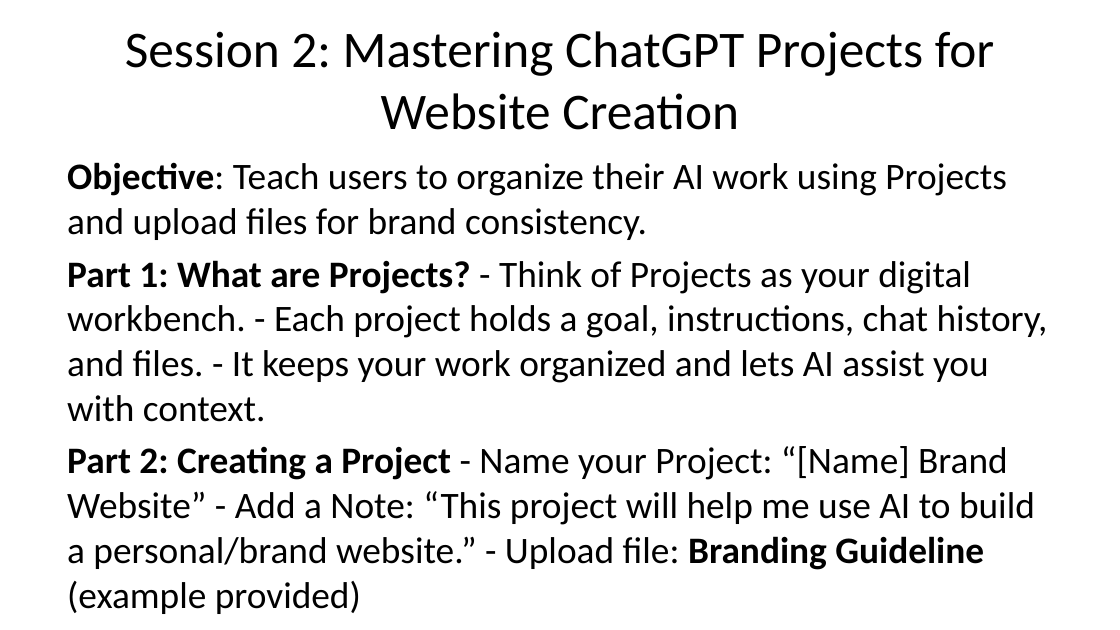
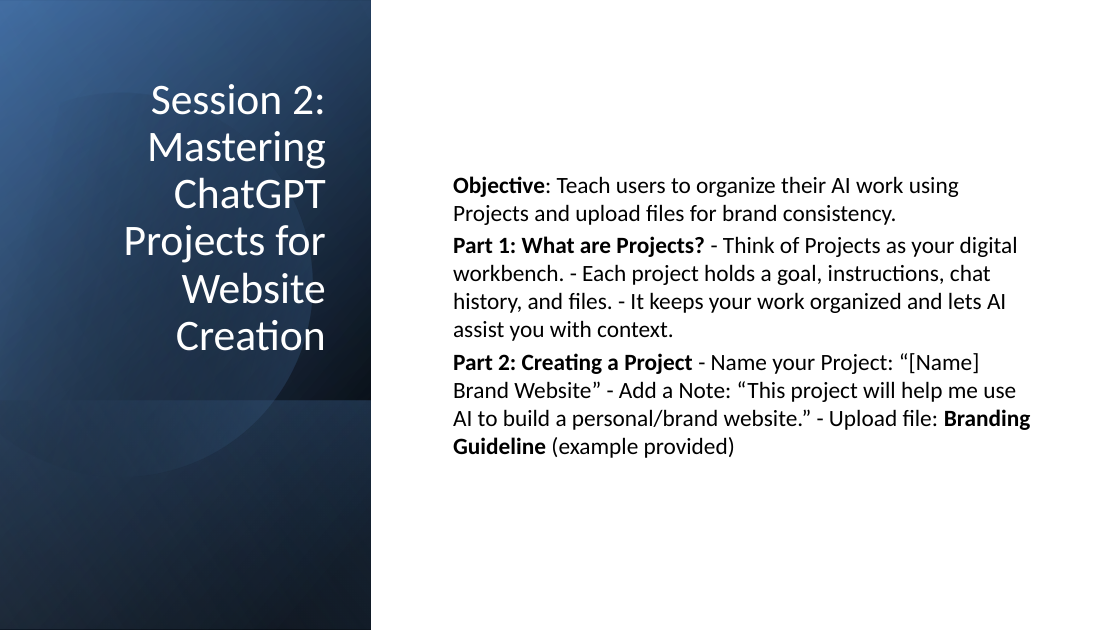
Before and after one commit to manateeit/ai-course-business-entry-101, a slide deck: slide 5 of Workshop_Guide_Slides.pptx. Drawn at 1120x630 pixels with LibreOffice and Linux fonts; fonts in the diff are those of the drawing. Boxes give left, top, right and bottom in pixels: in the first picture for what was removed or moved away, otherwise in the second. Text is boxed around its words. In the diff, an @@ line names an element or a change of style, - is before the commit and + after.

```diff
--- a/Workshop_Guide_Slides.pptx
+++ b/Workshop_Guide_Slides.pptx
@@ rectangle added at box(0, 0, 1120, 629), fill #FFFFFF @@
@@ rectangle added at box(0, 1, 370, 630), fill gradient #000000 to #376092 @@
@@ rectangle added at box(0, 1, 370, 630), fill gradient #000000 to #4F81BD @@
@@ rectangle added at box(0, 0, 371, 629), fill gradient #000000 to #95B3D7 @@
@@ freeform shape added at box(0, 47, 359, 516), fill gradient #000000 to #4F81BD @@
@@ title "Session 2: Mastering ChatGPT Projects ...": place and size @@
-title "Session 2: Mastering ChatGPT Projects ..." at box(125, 31, 994, 130)
+title "Session 2: Mastering ChatGPT Projects ..." at box(124, 84, 326, 351)
@@ title "Session 2: Mastering ChatGPT Projects ..." at box(124, 84, 326, 351): size 33 to 28 pt, text colour #000000 to #FFFFFF; alignment centre to right; line spacing 1 to 0.9; vertical alignment middle to bottom @@
@@ text "Objective: Teach users to organize ...": place and size @@
-text "Objective: Teach users to organize ..." at box(67, 162, 1048, 570)
+text "Objective: Teach users to organize ..." at box(453, 176, 1031, 458)
@@ text "Objective: Teach users to organize ..." at box(453, 176, 1031, 458): size 24 to 15 pt; less space between paragraphs; vertical alignment top to middle @@
@@ rectangle added at box(0, 400, 371, 629), fill gradient #4F81BD to #000000 @@
```
Also in this commit, not shown: 9 other slides changed.
